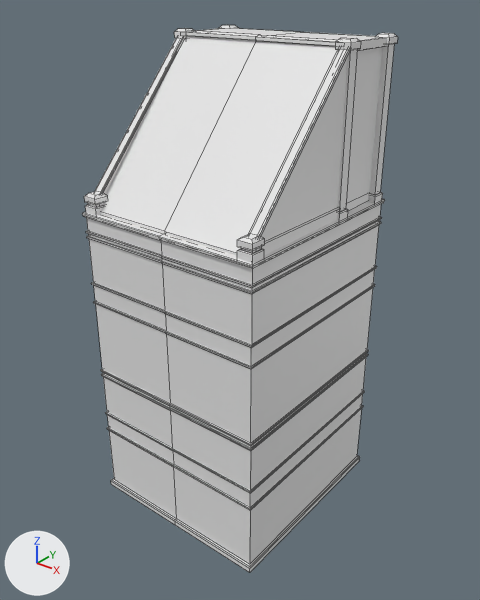
One commit to the Blender file Thalos/Assets/Meshes/Environment/Houses/House_02.blend: the scene before it, then after it.
Rendered twice from a camera (50 mm lens) standing at (11.08, -13.76, 14.99) and looking at (0.15, -0.1, 6.52). The lights are fixed; the arrows at lower left show +X, +Y and +Z. Mesh edges are drawn as thin lines.
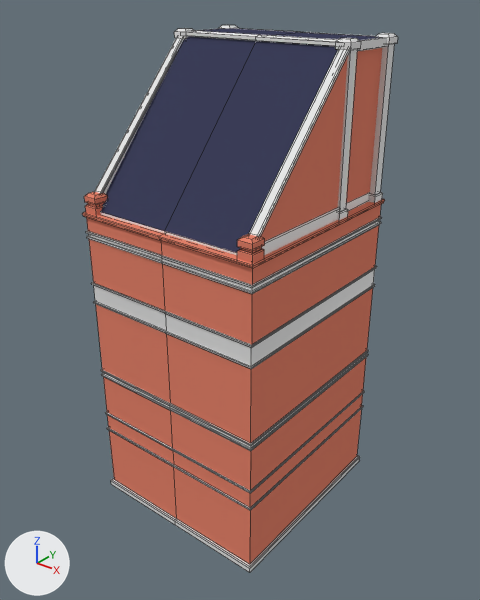
Boxes (x1, y1, x2, y2) around the edits, measured in the pictures (480 x 600 px):
part 1 of me_cube_001, recoloured
    both: (82, 56, 385, 564)
part 2 of me_cube_001, recoloured
    both: (346, 47, 383, 203)
part 3 of me_cube_001, recoloured (white to blue)
    both: (101, 36, 338, 253)
part 4 of me_cube_001, recoloured (white to blue)
    both: (200, 28, 382, 40)

Patch to the scene script:
```diff
--- a/Thalos/Assets/Meshes/Environment/Houses/House_02.blend.py
+++ b/Thalos/Assets/Meshes/Environment/Houses/House_02.blend.py
@@ mat_roof @@
+mat_roof = diffuse_material('Roof')
+mat_roof.base_color = (0.0463, 0.05, 0.102)  # dark blue #3d3f5a
@@ mat_brickwall @@
+mat_brickwall = diffuse_material('Brickwall')
+mat_brickwall.base_color = (0.8, 0.231, 0.151)  # red #e7846c
@@ me_cube_001 @@
 me_cube_001.from_pydata(...)  # 362 vertices, 272 faces; spans x 0.0..2.89, y -3.08..3.07, z 0.0..13.7
 # used by ob_cube; location = (0.0, 0.0, 0.0)
+# me_cube_001 part 1: 50 of the faces centred in x 1.37..2.88, y -3.07..-0.01, z 1.2..10.6 switch from no material to mat_brickwall (red #e7846c)
+# me_cube_001 part 2: 12 of the faces centred in x 1.31..2.61, y 1.87..3.05, z 1.2..11.49 switch from no material to mat_brickwall (red #e7846c)
+# me_cube_001 part 3: the 1 face centred in x 1.31, y -1.04, z 11.46 switches from no material to mat_roof (dark blue #3d3f5a)
+# me_cube_001 part 4: the 1 face centred in x 1.31, y 1.87, z 13.62 switches from no material to mat_roof (dark blue #3d3f5a)
+me_cube_001.materials.append(mat_roof)  # dark blue #3d3f5a
```
